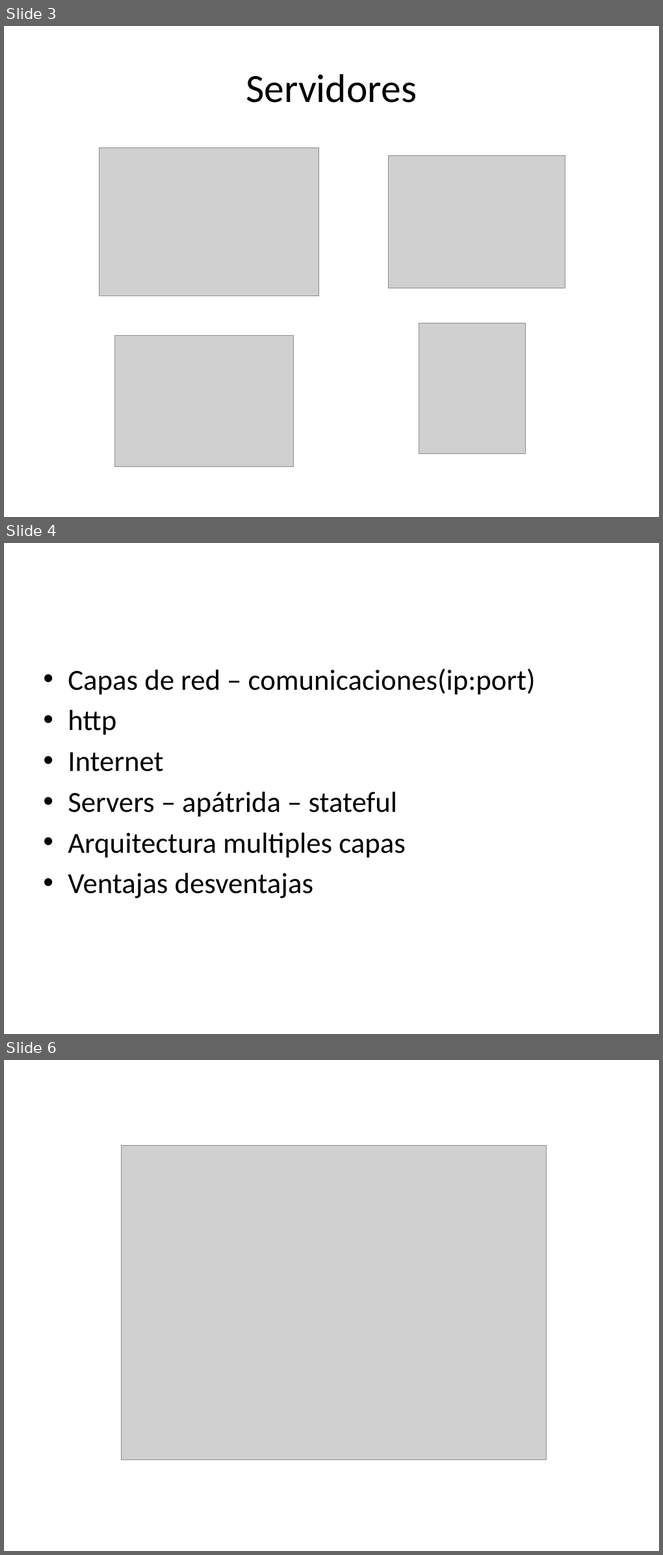
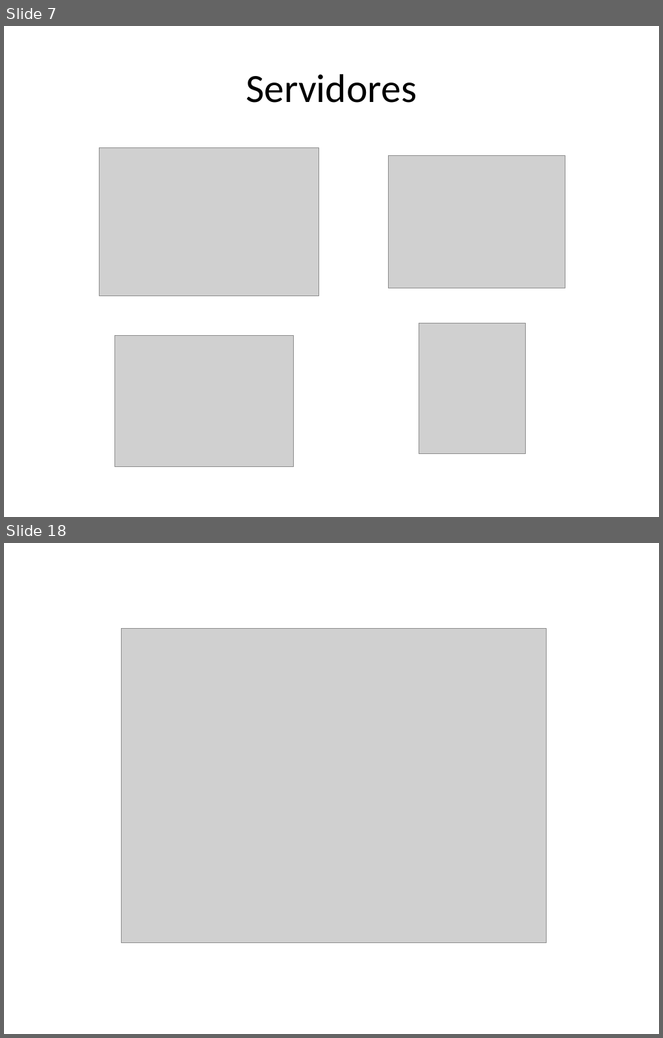
Before and after one commit to ceta-project/materiales, a slide deck: Ceta-02-CS-Http.pptx. Shown one above the other, each under a label of ours: slides 3, 4 and 6 before the commit, slides 7 and 18 after it; the slides between them are not shown. The pictures are 663x1555 and 663x1038 pixels, drawn with LibreOffice and Linux fonts; fonts in the diff are those of the drawing; grey boxes stand for pictures. Boxes give left, top, right and bottom in pixels: in the first picture for what was removed or moved away, otherwise in the second. Text is boxed around its words. In the diff, an @@ line names an element or a change of style, - is before the commit and + after.

Commit message:
IP-CS-HTTP-HTML

```diff
--- a/Ceta-02-CS-Http.pptx
+++ b/Ceta-02-CS-Http.pptx
@@ slide 4 removed at <box>4,543,659,1034</box>, background #FFFFFF @@
@@ text removed at <box>68,668,536,899</box> @@
-• Capas de red – comunicaciones(ip:port)
-• http
-• Internet
-• Servers – apátrida – stateful
-• Arquitectura multiples capas
-• Ventajas desventajas
@@ what was slide 3 is now slide 7 @@
@@ what was slide 6 is now slide 18 @@
```
Also in this commit, not shown: 2 slides changed, 13 slides added, 3 other files.
